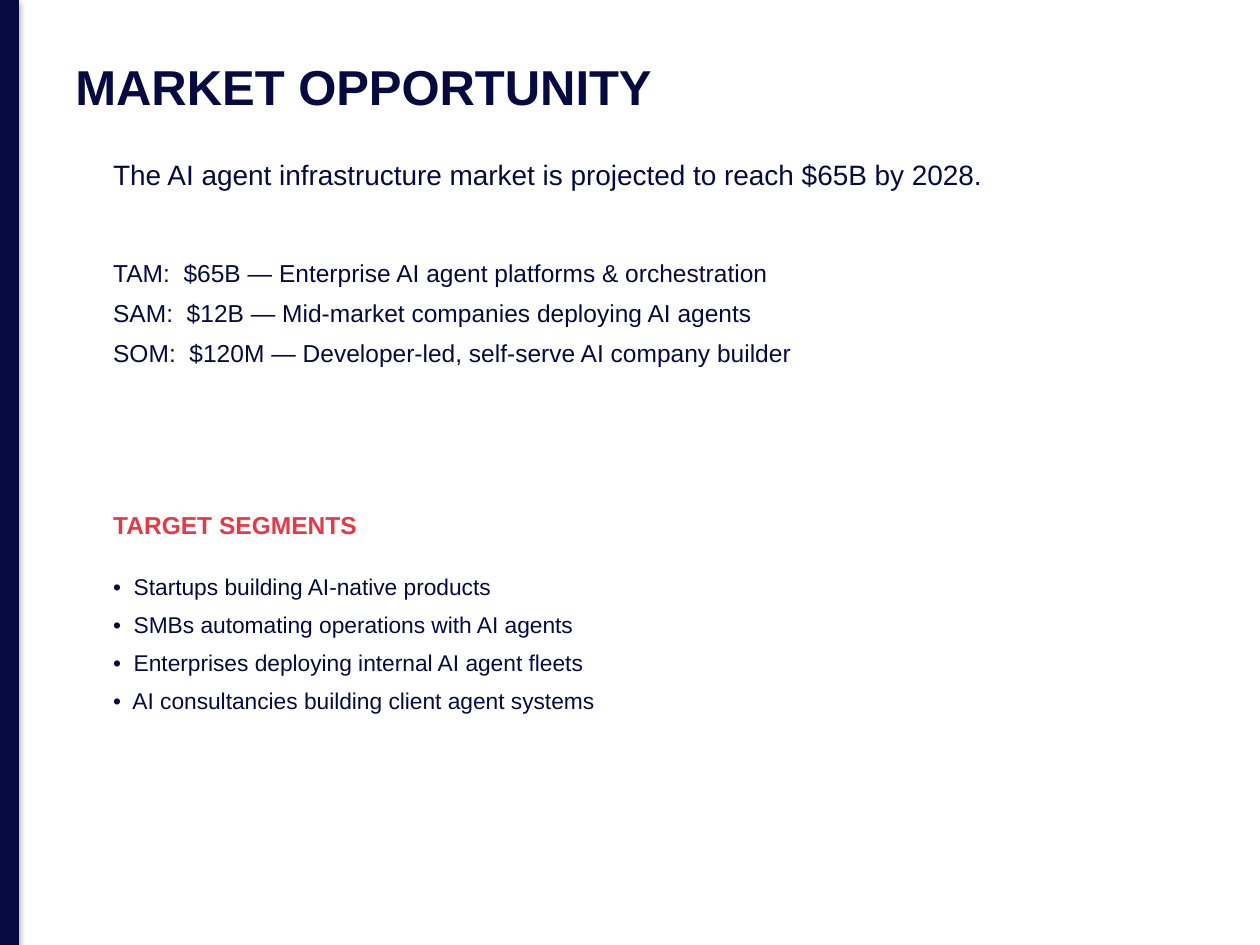
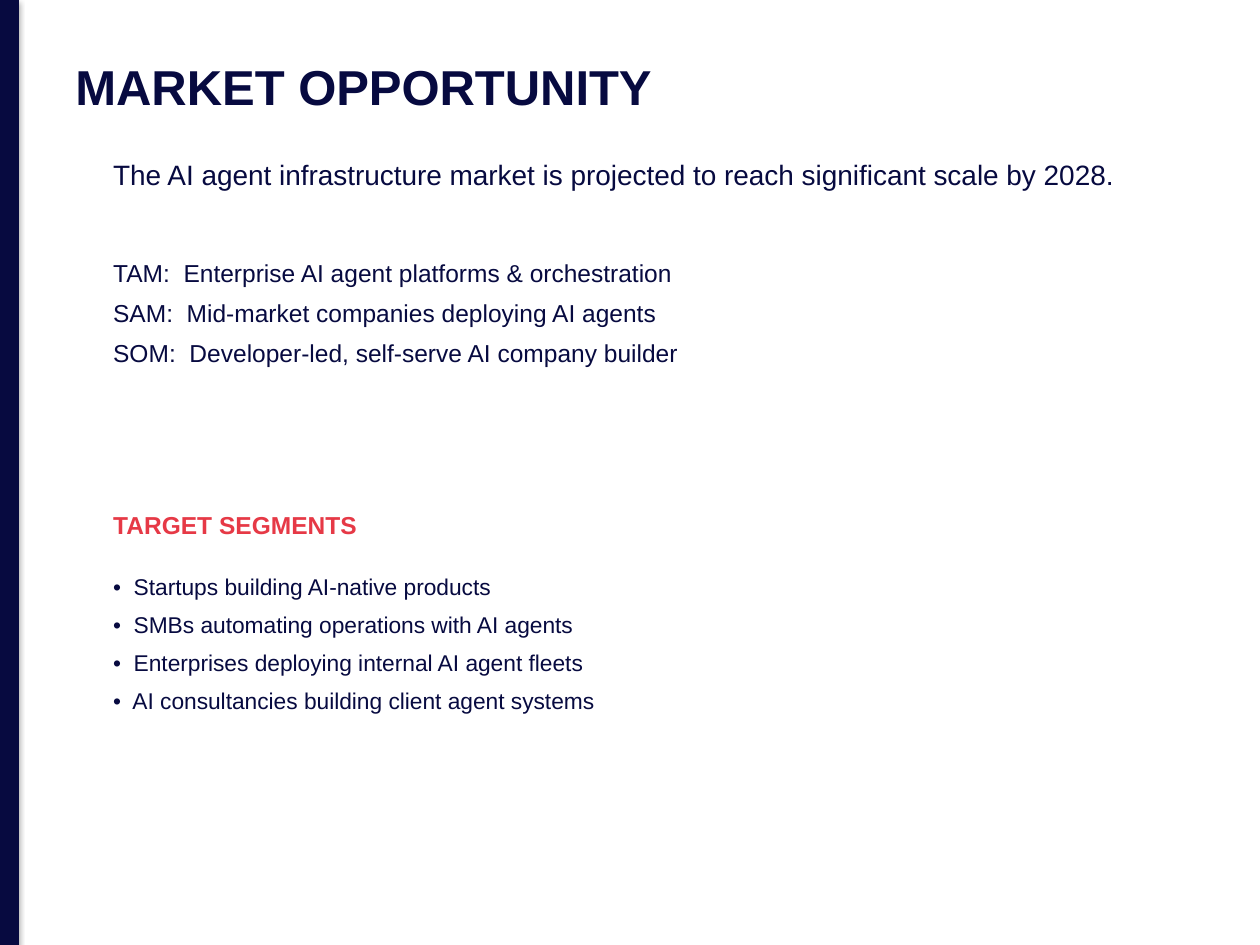
Before and after one commit to jmlusu/light-speed-holdings, a slide deck: slide 5 of static/brand/templates/pitch-deck.pptx. Drawn at 1260x945 pixels with LibreOffice and Linux fonts; fonts in the diff are those of the drawing. Boxes give left, top, right and bottom in pixels: in the first picture for what was removed or moved away, otherwise in the second. Text is boxed around its words. In the diff, an @@ line names an element or a change of style, - is before the commit and + after.

```diff
--- a/static/brand/templates/pitch-deck.pptx
+++ b/static/brand/templates/pitch-deck.pptx
@@ text at <box>113,164,1114,190</box>: text changed @@
-The AI agent infrastructure market is projected to reach $65B by 2028.
+The AI agent infrastructure market is projected to reach significant scale by 2028.
@@ text at <box>113,264,678,367</box>: text changed @@
-TAM: $65B — Enterprise AI agent platforms & orchestration
-SAM: $12B — Mid-market companies deploying AI agents
-SOM: $120M — Developer-led, self-serve AI company builder
+TAM: Enterprise AI agent platforms & orchestration
+SAM: Mid-market companies deploying AI agents
+SOM: Developer-led, self-serve AI company builder
```
Also in this commit, not shown: 9 other slides changed, 2 other files.
